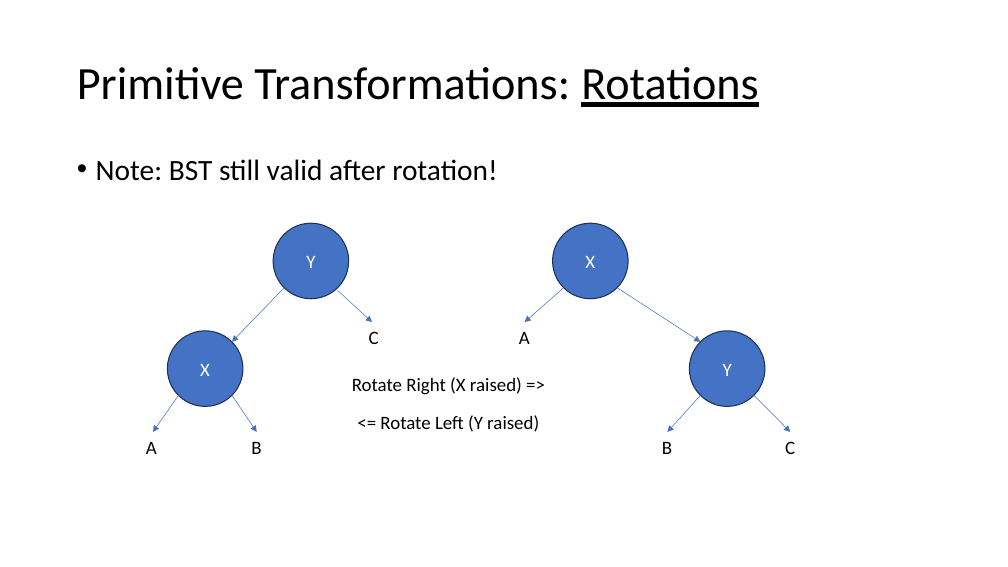
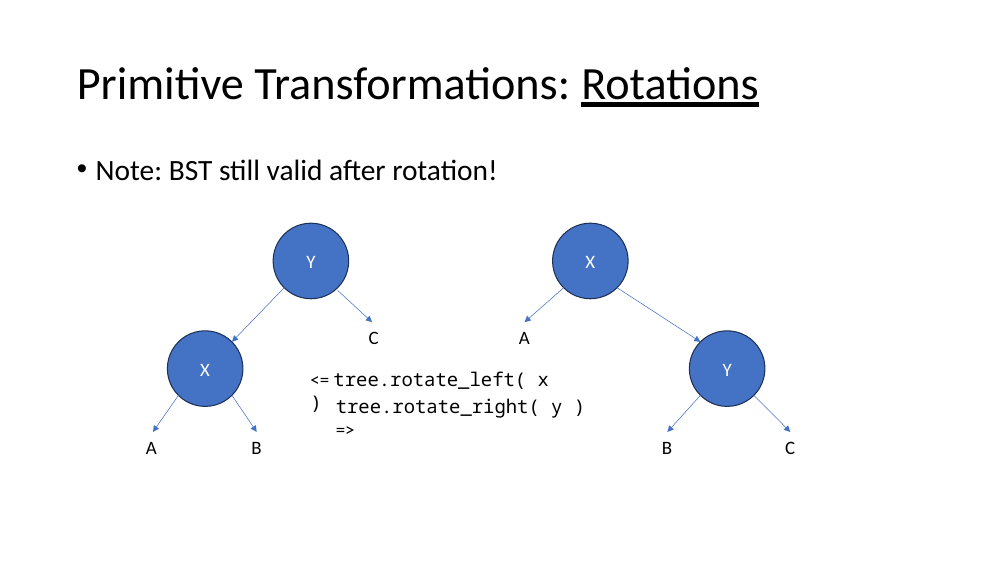
Before and after one commit to pchapin/cpp, a slide deck: slide 12 of SplayTree/SplayTrees.pptx. Drawn at 1008x567 pixels with LibreOffice and Linux fonts; fonts in the diff are those of the drawing. Boxes give left, top, right and bottom in pixels: in the first picture for what was removed or moved away, otherwise in the second. Text is boxed around its words. In the diff, an @@ line names an element or a change of style, - is before the commit and + after.

Commit message:
More work on SplayTree.

```diff
--- a/SplayTree/SplayTrees.pptx
+++ b/SplayTree/SplayTrees.pptx
@@ text at (x1=333, y1=371, x2=549, y2=389): text changed; font Calibri to Noto Sans Mono @@
-<= Rotate Left (Y raised)
+<= tree.rotate_left( x )
@@ text at (x1=336, y1=398, x2=562, y2=418): text changed; font Calibri to Noto Sans Mono @@
-Rotate Right (X raised) =>
+tree.rotate_right( y ) =>
```
Also in this commit, not shown: 2 other files.
